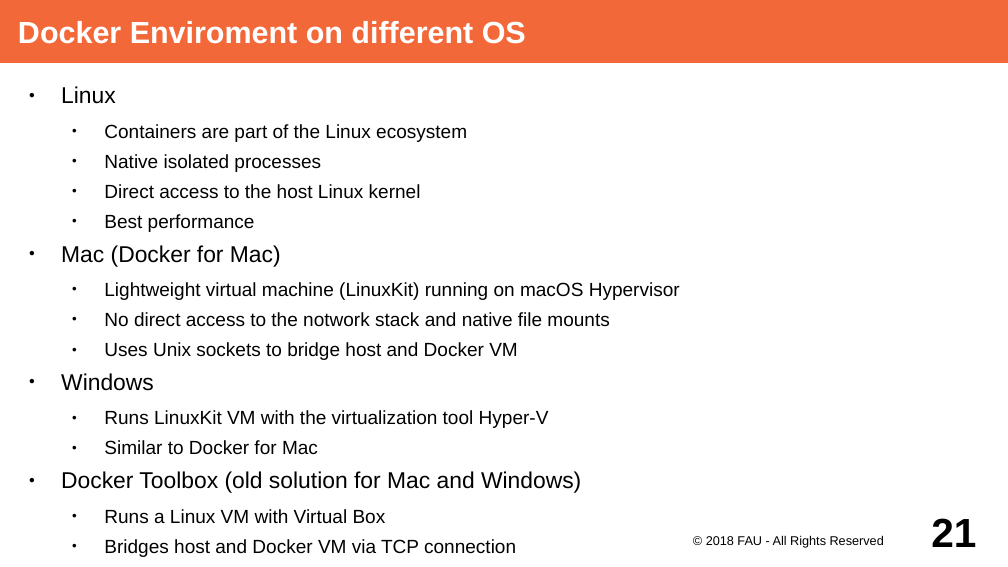
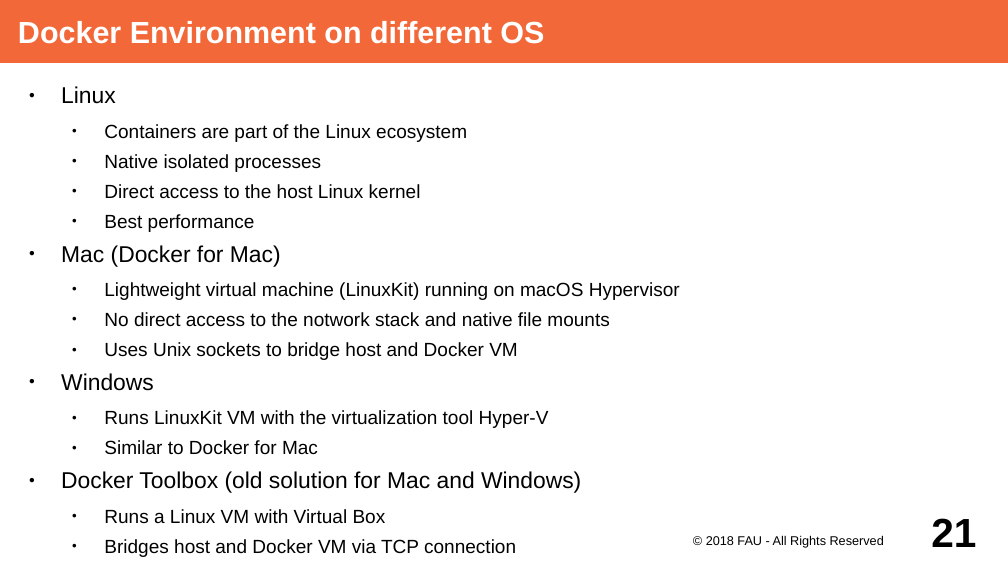
Before and after one commit to dirkriehle/adap-course, a slide deck: slide 21 of Lecture Slides/ADAP Z01 - Containerization.odp. Drawn at 1008x567 pixels with LibreOffice and Linux fonts; fonts in the diff are those of the drawing. Boxes give left, top, right and bottom in pixels: in the first picture for what was removed or moved away, otherwise in the second. Text is boxed around its words. In the diff, an @@ line names an element or a change of style, - is before the commit and + after.

```diff
--- a/Lecture Slides/ADAP Z01 - Containerization.odp
+++ b/Lecture Slides/ADAP Z01 - Containerization.odp
@@ title at (18,21,544,44): text changed @@
-Docker Enviroment on different OS
+Docker Environment on different OS
```
Also in this commit, not shown: 8 other slides changed.
